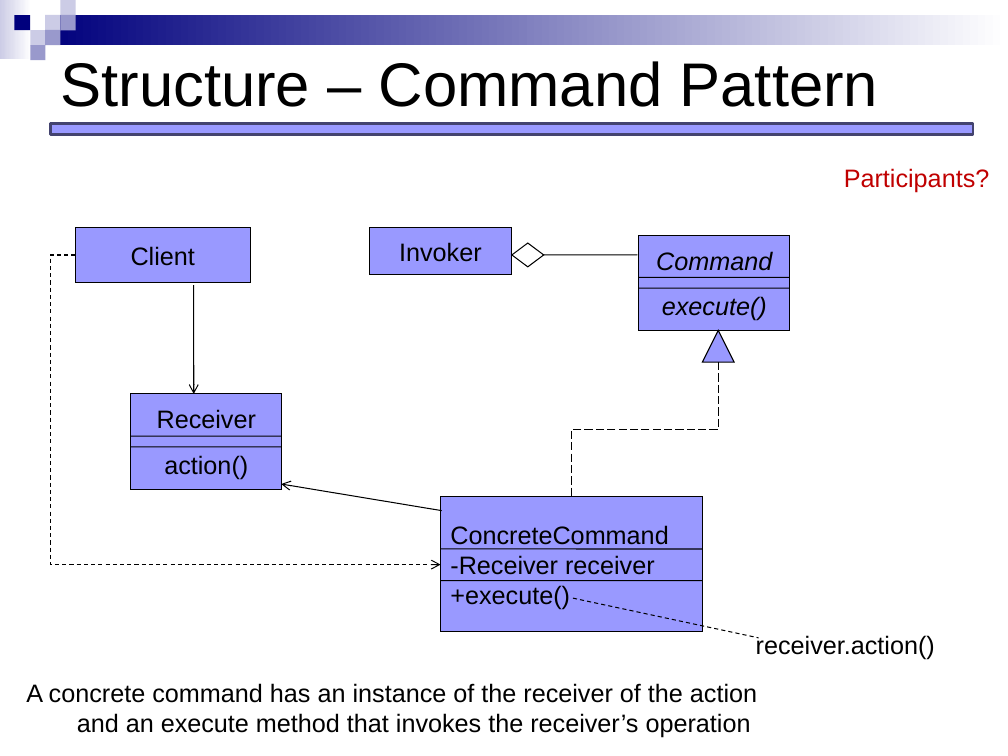
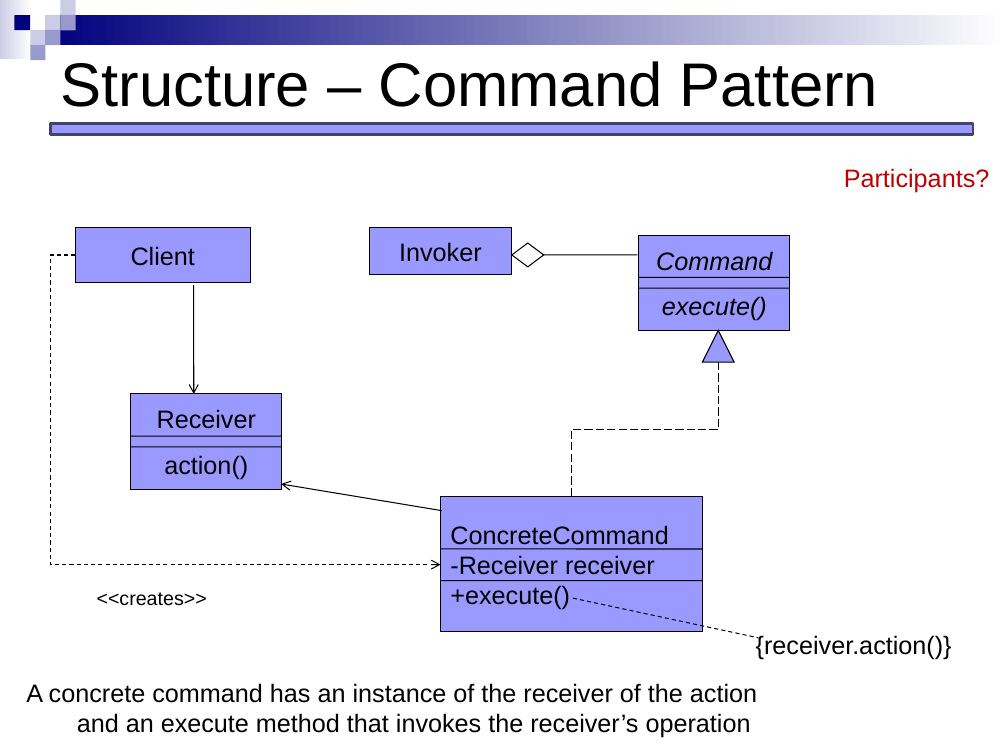
Before and after one commit to JCEleanor/CSCI-598-notes, a slide deck: slide 12 of lecture-slides/Behavioral_command_memento.pptx. Drawn at 1008x756 pixels with LibreOffice and Linux fonts; fonts in the diff are those of the drawing. Boxes give left, top, right and bottom in pixels: in the first picture for what was removed or moved away, otherwise in the second. Text is boxed around its words. In the diff, an @@ line names an element or a change of style, - is before the commit and + after.

```diff
--- a/lecture-slides/Behavioral_command_memento.pptx
+++ b/lecture-slides/Behavioral_command_memento.pptx
@@ text added at [97,592,207,606], 14 pt, text #000000 @@
+<<creates>>
@@ text at [756,635,952,660]: text changed @@
-receiver.action()
+{receiver.action()}
```
Also in this commit, not shown: 25 other slides changed, 1 slide added, 4 other files.
